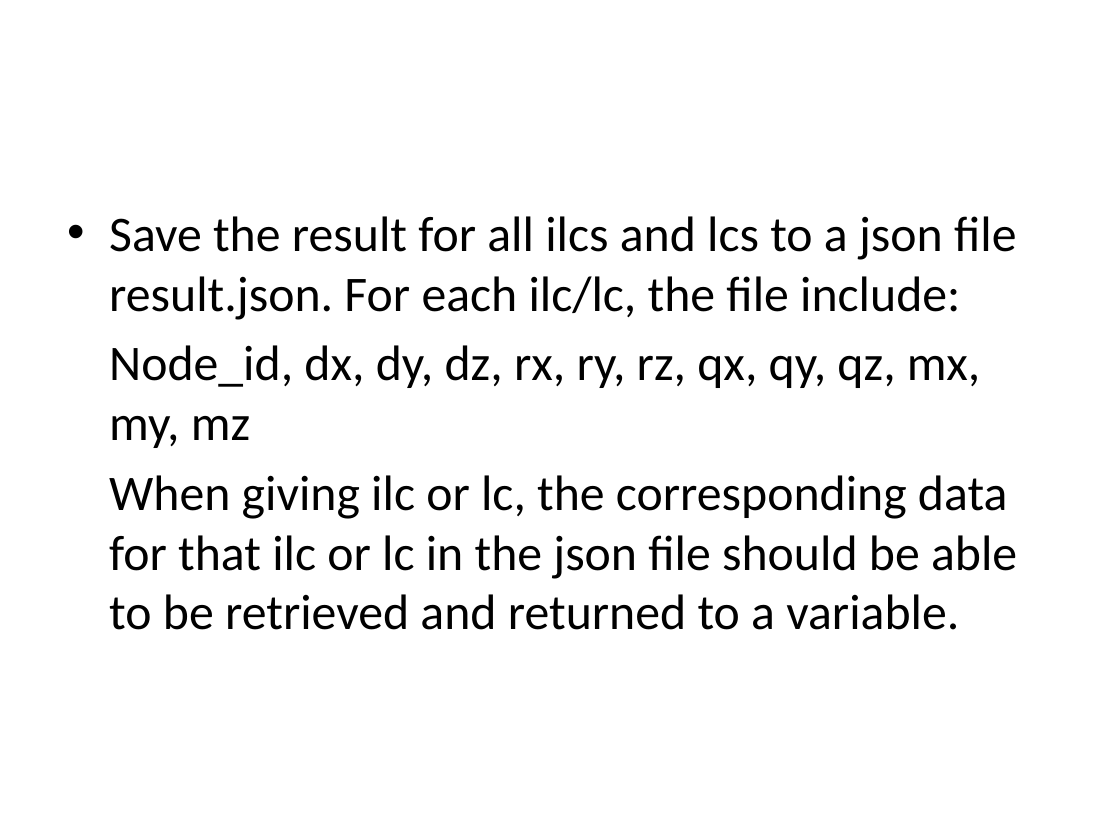
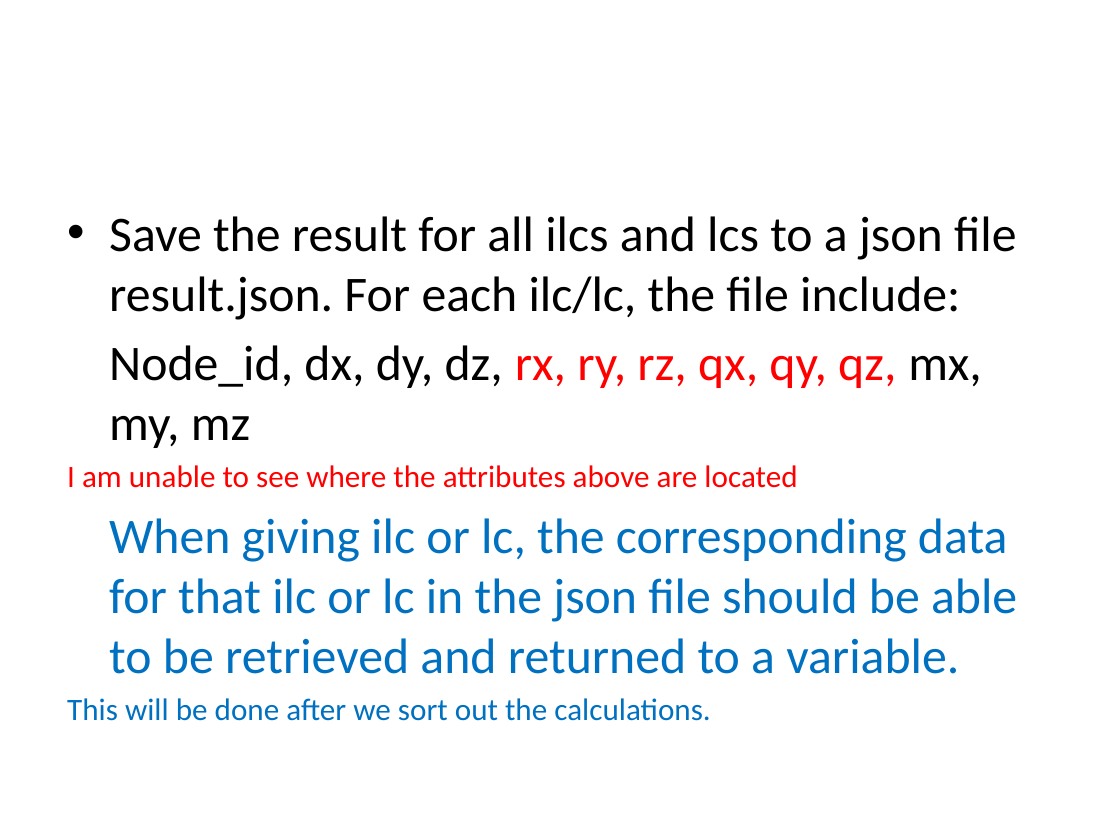
Before and after one commit to lightbringer1991/Projects, a slide deck: slide 8 of PHP_Process_Data_From_MySQL/beam_analysis/requirements_25022016/spec.pptx. Drawn at 1120x840 pixels with LibreOffice and Linux fonts; fonts in the diff are those of the drawing. Boxes give left, top, right and bottom in pixels: in the first picture for what was removed or moved away, otherwise in the second. Text is boxed around its words. In the diff, an @@ line names an element or a change of style, - is before the commit and + after.

```diff
--- a/PHP_Process_Data_From_MySQL/beam_analysis/requirements_25022016/spec.pptx
+++ b/PHP_Process_Data_From_MySQL/beam_analysis/requirements_25022016/spec.pptx
@@ text at (109, 345, 1017, 674): text colour #000000 to #FF0000 in "rx, ry, rz, qx, qy, qz,"; text colour #000000 to #0070C0 in "When giving ilc or lc, the corresponding ..." @@
@@ text at (67, 465, 797, 488): paragraph added @@
+I am unable to see where the attributes above are located
@@ text at (67, 698, 710, 721): paragraph added @@
+This will be done after we sort out the calculations.
```
Also in this commit, not shown: 6 other slides changed, 12 other files.
